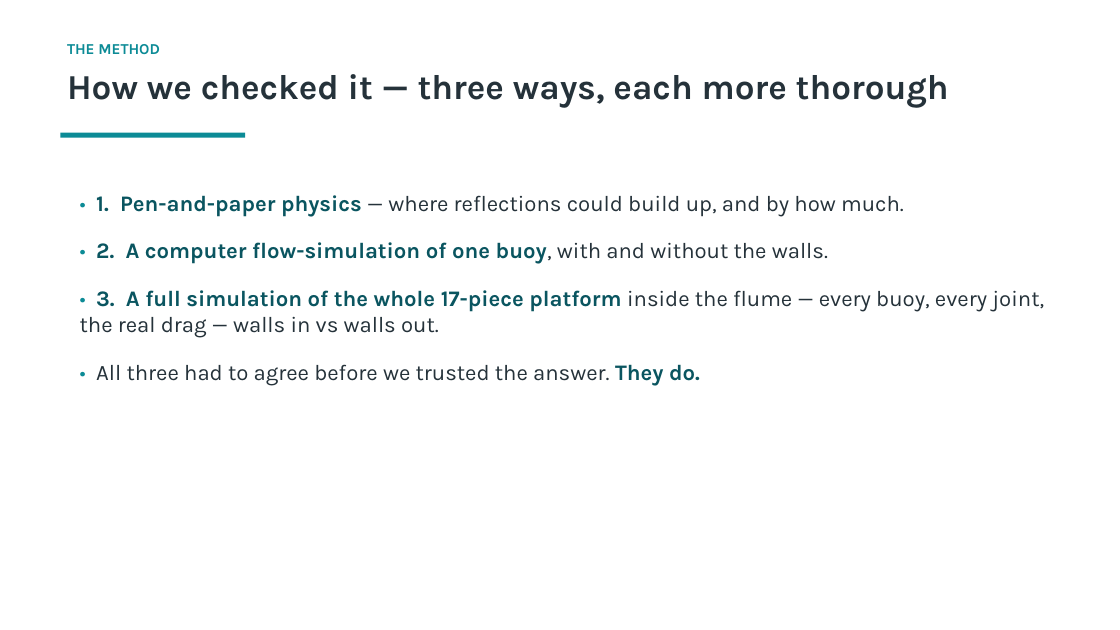
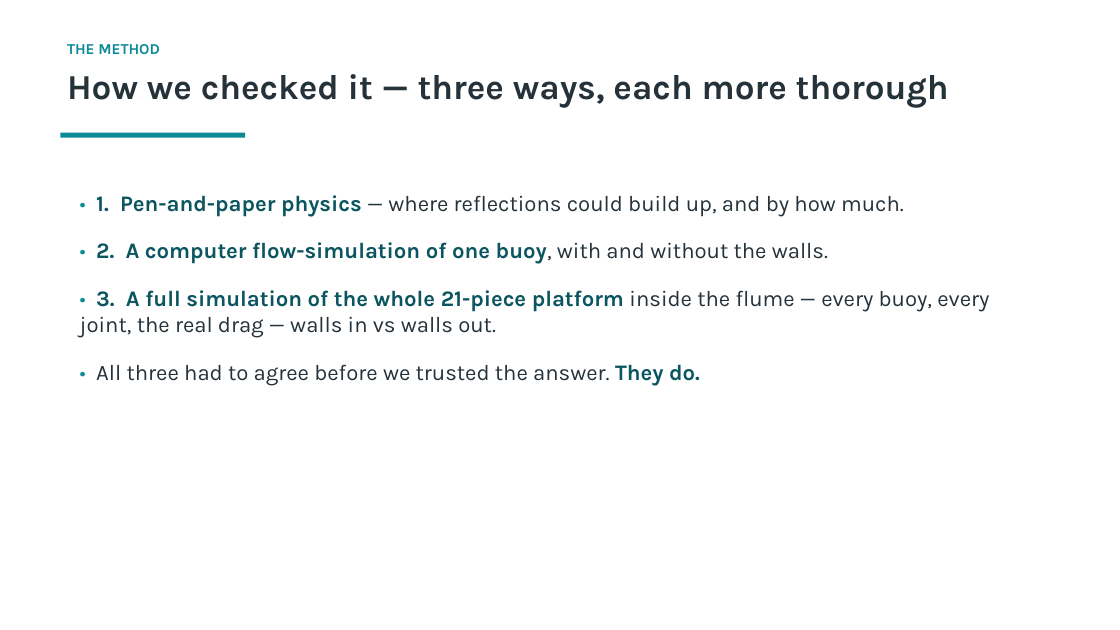
Before and after one commit to xabi80/HSP, a slide deck: slide 4 of studies/platform-12buoy/flume-wall-effect/Flume_wall_effect_explained.pptx. Drawn at 1120x630 pixels with LibreOffice and Linux fonts; fonts in the diff are those of the drawing. Boxes give left, top, right and bottom in pixels: in the first picture for what was removed or moved away, otherwise in the second. Text is boxed around its words. In the diff, an @@ line names an element or a change of style, - is before the commit and + after.

```diff
--- a/studies/platform-12buoy/flume-wall-effect/Flume_wall_effect_explained.pptx
+++ b/studies/platform-12buoy/flume-wall-effect/Flume_wall_effect_explained.pptx
@@ text at (80, 290, 989, 338): text changed @@
-• 3. A full simulation of the whole 17-piece platform inside the flume — every buoy, every joint, the real drag — walls in vs walls out.
+• 3. A full simulation of the whole 21-piece platform inside the flume — every buoy, every joint, the real drag — walls in vs walls out.
```
Also in this commit, not shown: 8 other slides changed, 1 slide added, 1 slide removed, 23 other files.
